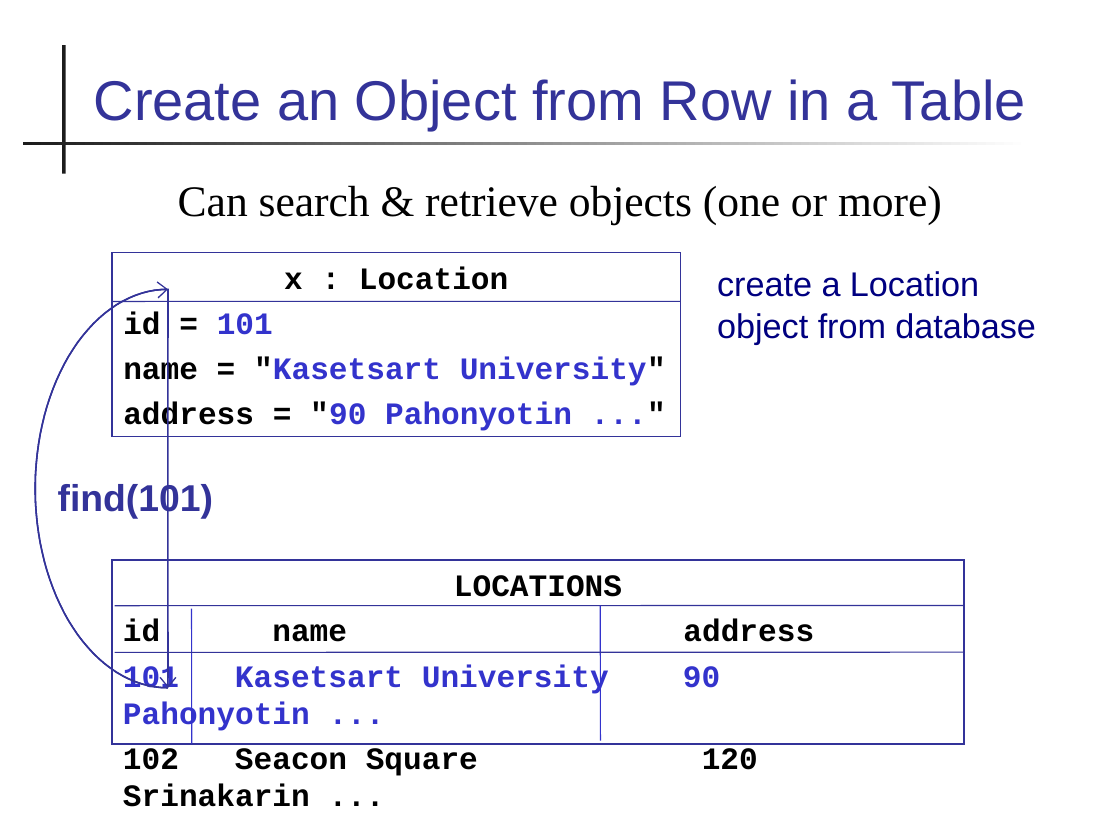
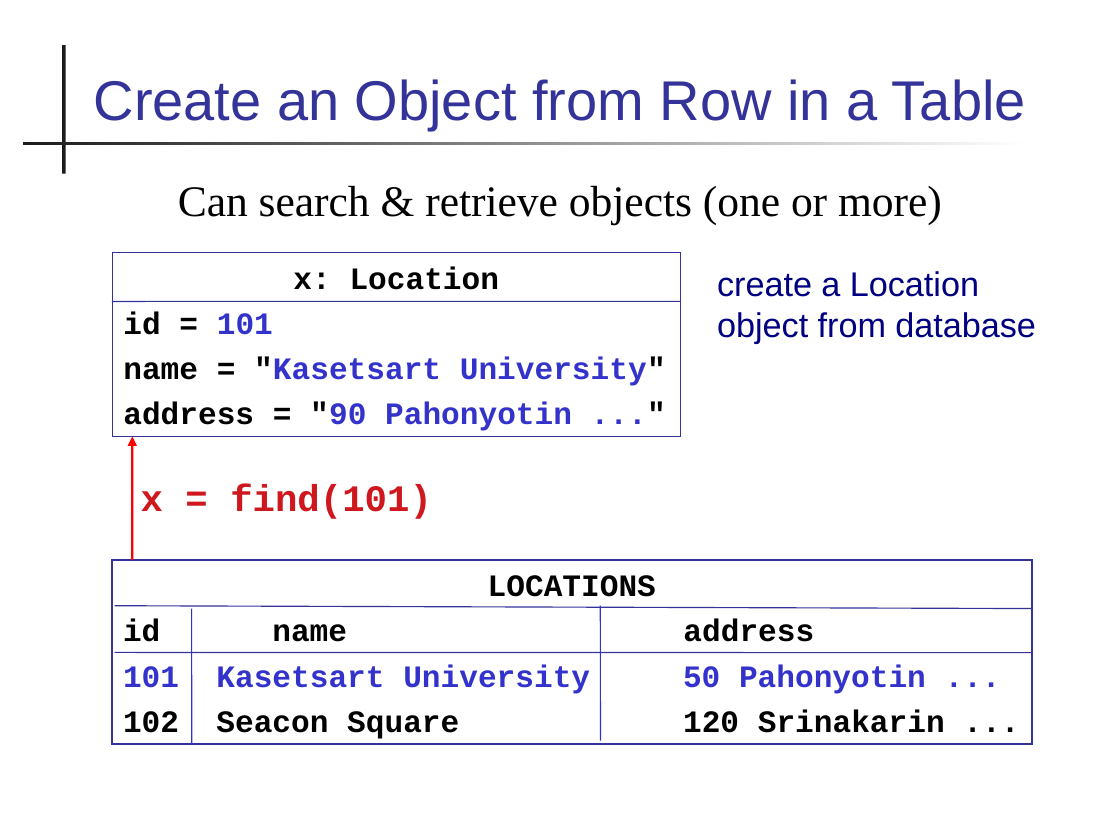
Before and after one commit to skeoop/skeoop.github.io, a slide deck: slide 4 of database/4-Intro-to-ORM.pptx. Drawn at 1120x840 pixels with LibreOffice and Linux fonts; fonts in the diff are those of the drawing. Boxes give left, top, right and bottom in pixels: in the first picture for what was removed or moved away, otherwise in the second. Text is boxed around its words. In the diff, an @@ line names an element or a change of style, - is before the commit and + after.

```diff
--- a/database/4-Intro-to-ORM.pptx
+++ b/database/4-Intro-to-ORM.pptx
@@ text in freeform shape at [293, 266, 499, 290]: spaces changed @@
-x : Location
+x: Location
@@ freeform shape removed at [35, 289, 168, 688] @@
@@ arrow added from (132, 560) to (132, 437), #FF0000 1.42 pt @@
@@ free "x = find(101)": place and size @@
-free "x = find(101)" at [47, 468, 392, 524]
+free "x = find(101)" at [47, 468, 609, 524]
@@ text in free at [141, 484, 432, 519]: text changed; font Arial to Courier New; text colour #333399 to #CE181E @@
-find(101)
+x = find(101)
@@ freeform shape "LOCATIONS": place and size @@
-freeform shape "LOCATIONS" at [112, 560, 964, 744]
+freeform shape "LOCATIONS" at [112, 560, 1032, 744]
@@ line moved from (964, 606) - (114, 606) to (1032, 608) - (114, 606) @@
@@ line moved from (964, 652) - (114, 652) to (1032, 653) - (114, 653) @@
@@ text in freeform shape at [216, 664, 926, 694]: text changed @@
-101 Kasetsart University 90 Pahonyotin ...
+101 Kasetsart University 50 Pahonyotin ...
```
Also in this commit, not shown: 26 other slides changed, 19 other files.
